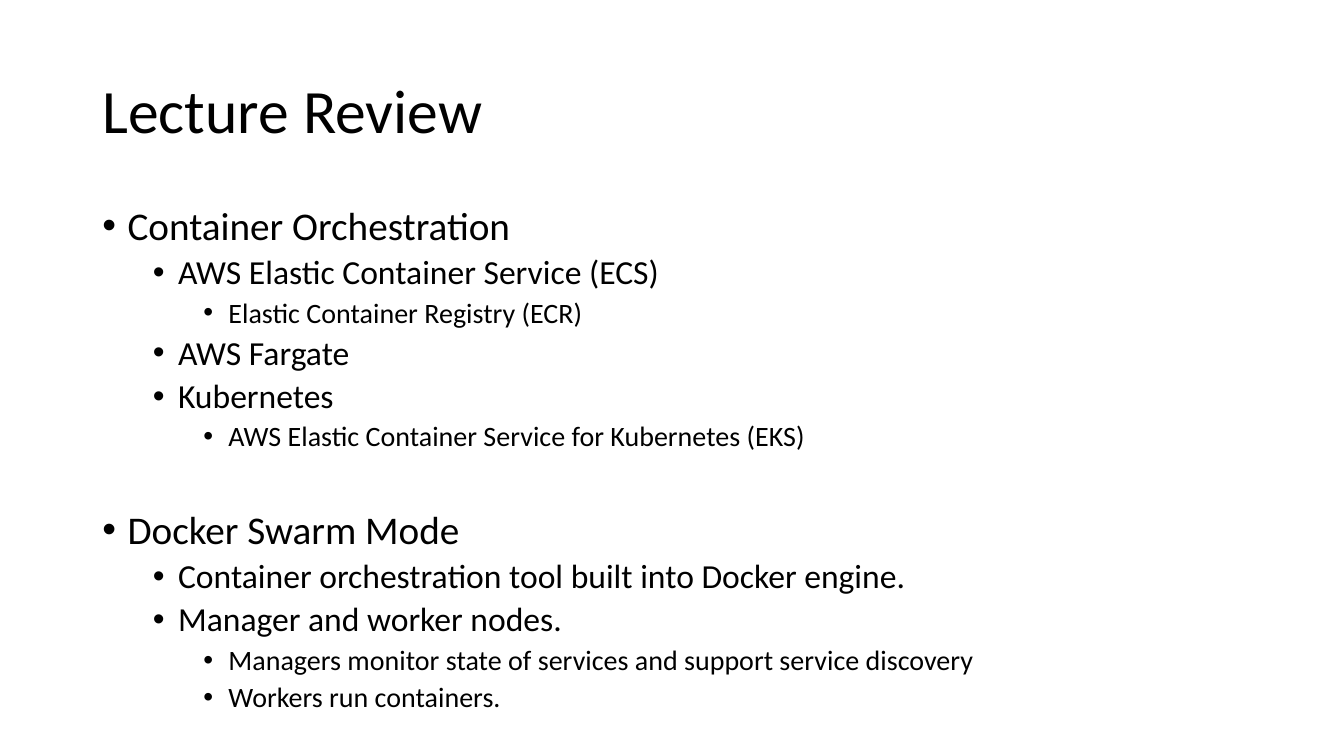
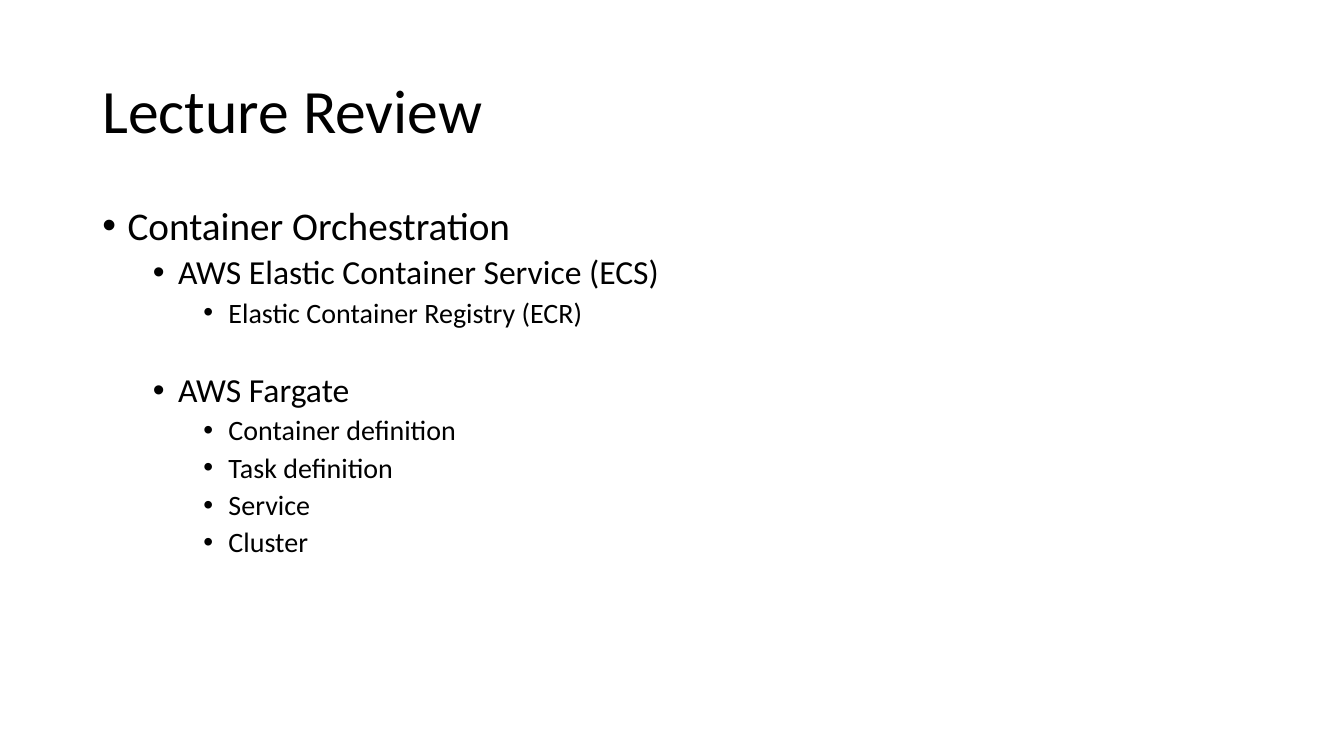
Before and after one commit to jasondbaker/infrastructure-class, a slide deck: slide 4 of review/lecture-review-week-13.pptx. Drawn at 1344x756 pixels with LibreOffice and Linux fonts; fonts in the diff are those of the drawing. Boxes give left, top, right and bottom in pixels: in the first picture for what was removed or moved away, otherwise in the second. Text is boxed around its words. In the diff, an @@ line names an element or a change of style, - is before the commit and + after.

Commit message:
update all lecture review presentations

```diff
--- a/review/lecture-review-week-13.pptx
+++ b/review/lecture-review-week-13.pptx
@@ text at box(228, 420, 456, 553): text changed @@
-  • Kubernetes
-    • AWS Elastic Container Service for Kubernetes (EKS)
-• Docker Swarm Mode
-  • Container orchestration tool built into Docker engine.
-  • Manager and worker nodes.
-    • Managers monitor state of services and support service discovery
-    • Workers run containers.
+    • Container definition
+    • Task definition
+    • Service
+    • Cluster
```
Also in this commit, not shown: 2 other slides changed, 1 slide removed, 9 other files.
